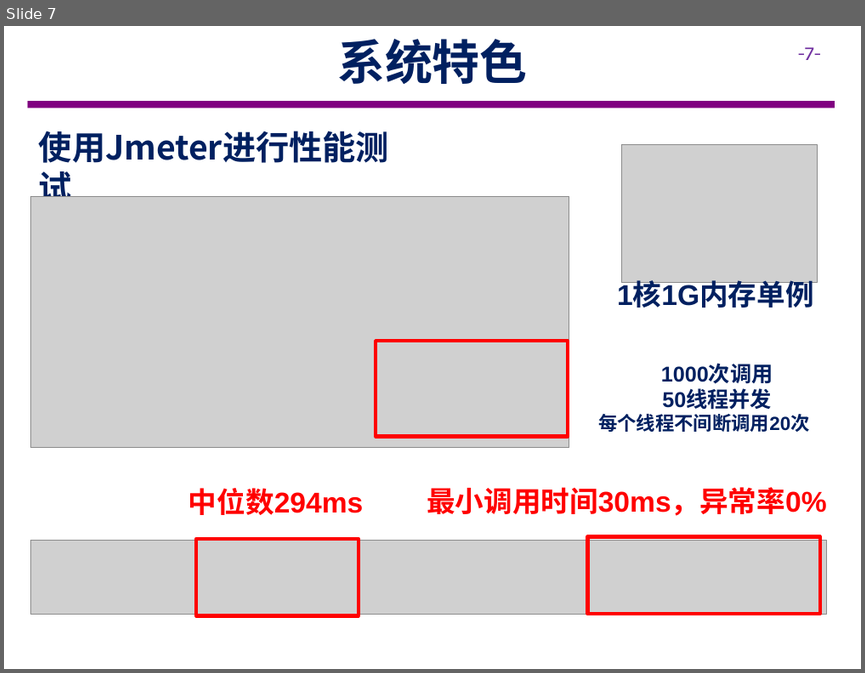
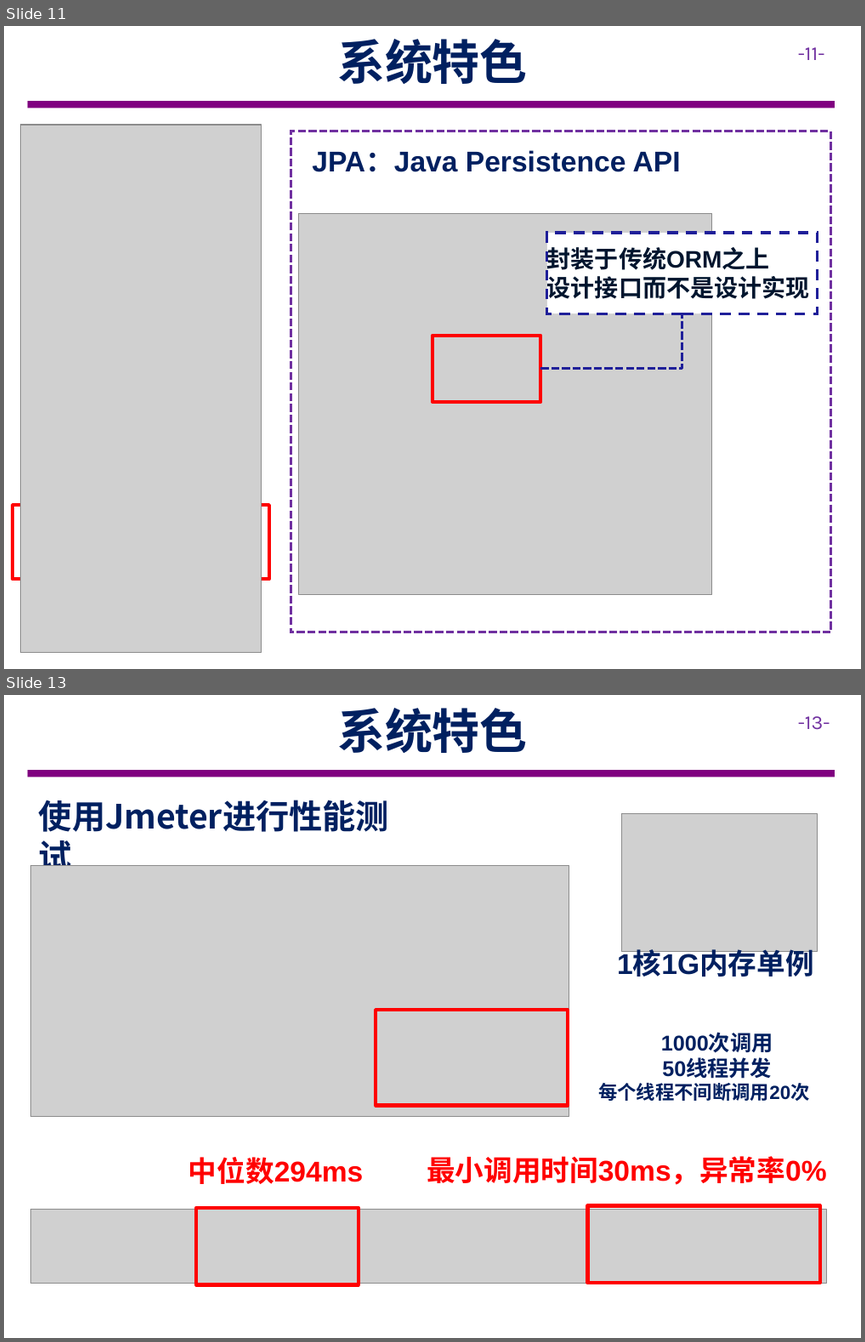
Before and after one commit to cuiods/Paratrooper, a slide deck: doc/项目展示.pptx. Shown one above the other, each under a label of ours: slide 7 before the commit, slides 11 and 13 after it; the slides between them are not shown. The pictures are 865x673 and 865x1342 pixels, drawn with LibreOffice and Linux fonts; fonts in the diff are those of the drawing; grey boxes stand for pictures; background and template pictures are left out. Boxes give left, top, right and bottom in pixels: in the first picture for what was removed or moved away, otherwise in the second. Text is boxed around its words. In the diff, an @@ line names an element or a change of style, - is before the commit and + after.

```diff
--- a/doc/项目展示.pptx
+++ b/doc/项目展示.pptx
@@ slide 11 added at [4,26,861,669], background #FFFFFF; not listed: 2 template elements that a slide beside it also shows @@
@@ text added at [337,39,528,84], 40 pt, text #002060, bold @@
+系统特色
@@ picture added at [20,125,261,652] @@
@@ rectangle added at [291,131,831,632], outline #7030A0 2.25 pt dashed @@
@@ text added at [312,150,681,172], 24 pt, text #002060, bold @@
+JPA：Java Persistence API
@@ picture added at [299,214,712,594] @@
@@ rectangle added at [547,233,817,313], fill #FFFFFF, outline #1F1F99 2.25 pt dashed, 20 pt, text #00152E, bold @@
+封装于传统ORM之上
+设计接口而不是设计实现
@@ elbow line added from (540, 369) to (681, 313), #1F1F99 2.25 pt dashed @@
@@ rectangle added at [432,335,540,403], outline #FF0000 3 pt @@
@@ rectangle added at [12,505,268,579], outline #FF0000 3 pt @@
@@ what was slide 7 is now slide 13 @@
@@ page number at [798,716,830,730]: text changed @@
--7-
+-13-
```
Also in this commit, not shown: 3 slides changed, 6 other slides added, 2 other files.
